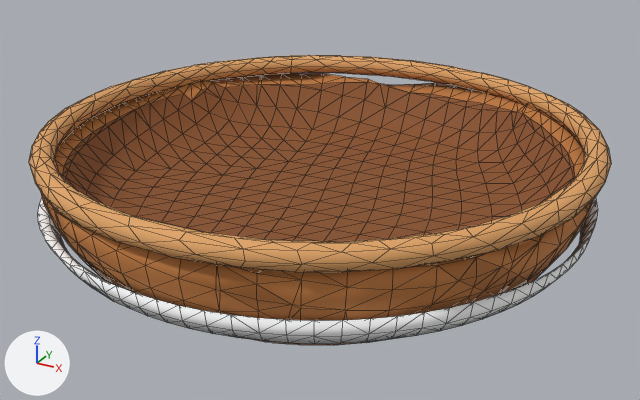
The glTF model app/assets/models/prop_woodbowl.glb as it was, and as the next commit left it.
Camera for both pictures: a 50 mm lens placed at (1.451, -2.638, 1.546), pointed at (0.007, -0.012, 0.233). The axes (+X, +Y, +Z) are drawn at lower left. The lights are the same throughout. The first picture is the older version. Mesh edges are drawn as thin lines. Vertices at exactly the same position are counted once.

The older version as bpy lines, for what is in view:
```python
me_prop_woodbowl = bpy.data.meshes.new('prop_woodbowl')
me_prop_woodbowl.from_pydata(...)  # 346 vertices, 692 faces; spans x -0.98..0.98, y -0.98..0.98, z 0.19..0.31
me_prop_woodbowl.materials.append(mat_prop_woodbowl_skin)
me_rim = bpy.data.meshes.new('rim')
me_rim.from_pydata(...)  # a torus around z (ring radius 0.96, tube radius 0.04) spanning x -1.0..1.0, y -1.0..1.0, z 0.44..0.53
me_rim.materials.append(mat_prop_woodbowl_skin_002)
me_wood = bpy.data.meshes.new('wood')
me_wood.from_pydata(...)  # 1192 vertices, 2380 faces; spans x -0.97..0.96, y -0.97..0.96, z 0.0..0.47
me_wood.materials.append(mat_prop_woodbowl_skin_001)
ob_prop_woodbowl = bpy.data.objects.new('prop_woodbowl', me_prop_woodbowl)
ob_prop_woodbowl.location = (0.0, 0.0, 0.0)
ob_rim = bpy.data.objects.new('rim', me_rim)
ob_rim.location = (0.0, 0.0, 0.0)
ob_wood = bpy.data.objects.new('wood', me_wood)
ob_wood.location = (0.0, 0.0, 0.0)
```
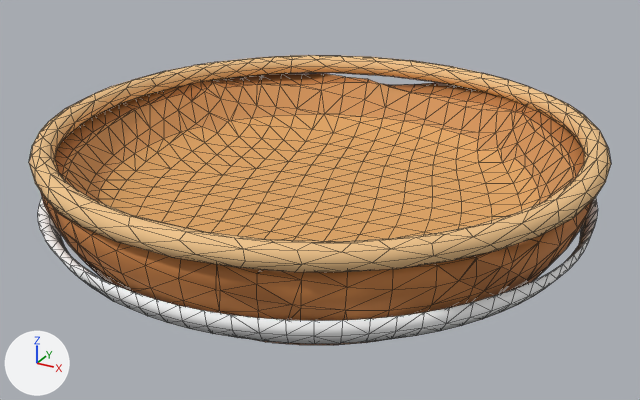
Location of each change, [x1, y1, x2, y2] in pixels of the pictures (640 x 400 px):
part 1 of me_rim, recoloured (orange to beige)
    both: [29, 55, 611, 272]
part 2 of me_wood, reshaped
    both: [71, 90, 588, 292]
part 3 of me_wood, recoloured (brown to orange)
    both: [62, 82, 574, 242]

What the commit changed:
me_rim has 350 vertices, 700 faces and spans x -1.0..1.0, y -1.0..1.0, z 0.44..0.53.
me_rim is used by ob_rim; location (0.0, 0.0, 0.0).
me_rim part 1: 700 faces centred in x -0.99..0.99, y -0.99..0.99, z 0.45..0.52 are repainted in the vertex colours; the middle colour goes from orange #e0a466 to beige #f0c48a.
me_wood is used by ob_wood; location (0.0, 0.0, 0.0).
me_wood had 1192 vertices, 2380 faces and spanned x -0.97..0.96, y -0.97..0.96, z 0.0..0.47.
me_wood now has 1253 vertices, 2502 faces and spans x -0.97..0.96, y -0.97..0.96, z 0.0..0.47.
Part 2, on me_wood:
12 vertices are removed from x -0.9..0.95, y -0.85..0.81, z 0.01..0.42.
204 faces are deleted.
5 vertices move from x -0.31..0.84, y -0.92..0.75, z 0.0..0.43 to x -0.31..0.84, y -0.92..0.76, z 0.01..0.43.
73 vertices are added at x -0.89..0.95, y -0.86..0.81, z 0.01..0.43.
326 new faces join them.
me_wood part 3: 550 kept faces spanning x -0.9..0.9, y -0.91..0.9, z 0.0..0.45 get new vertex colours; the middle colour goes from brown #8a5228 to orange #e2a865.
Other edits to the shape of me_wood do not show in these pictures.
